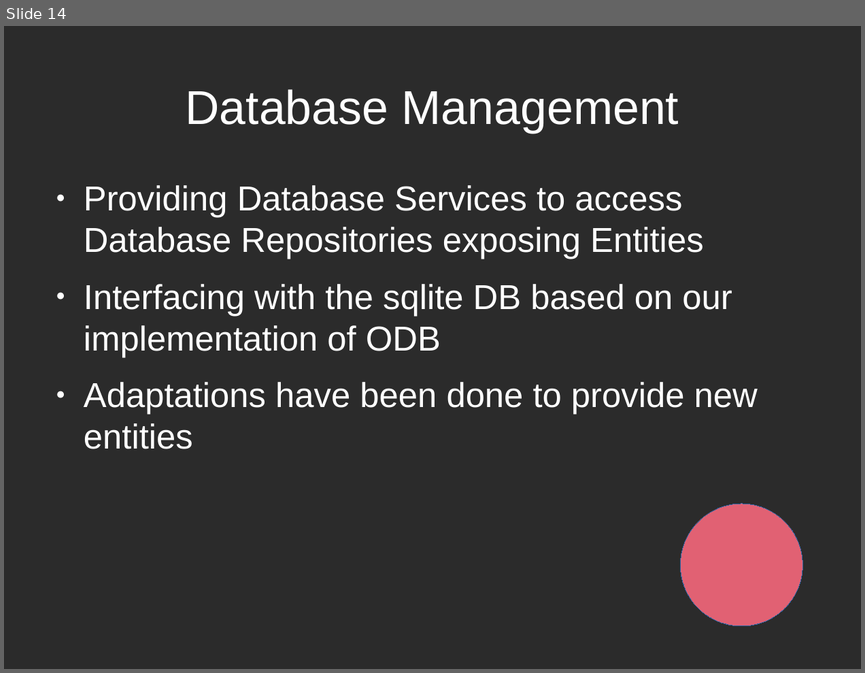
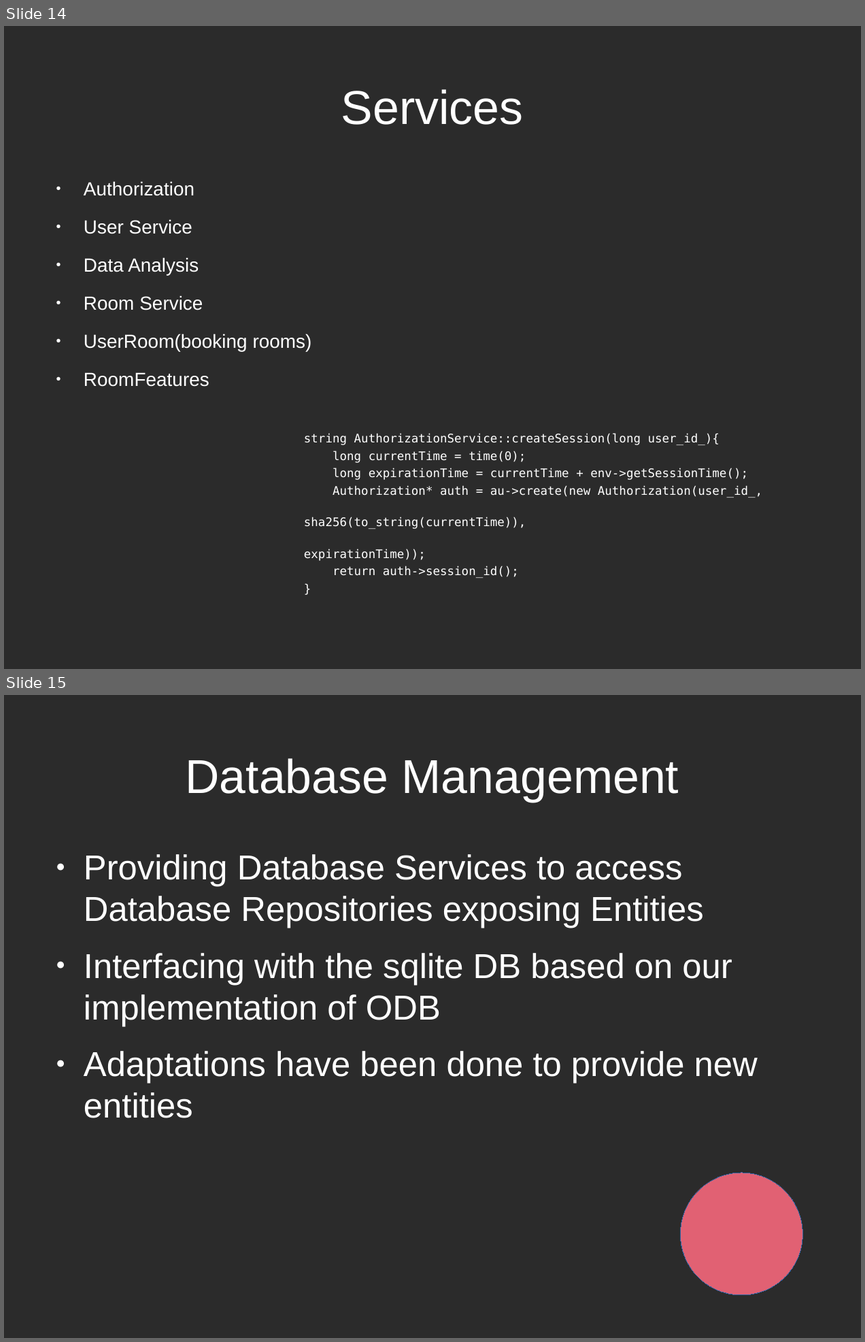
Before and after one commit to EdoardoLenzi9/Advanced-Programming-CPP-Dodo-Neko, a slide deck: Documentation/Milestone 4.odp. Shown one above the other, each under a label of ours: slide 14 before the commit, slides 14 and 15 after it. The pictures are 865x673 and 865x1342 pixels, drawn with LibreOffice and Linux fonts; fonts in the diff are those of the drawing; background and template pictures are left out; a plain dark background stands for a picture behind light text. Boxes give left, top, right and bottom in pixels: in the first picture for what was removed or moved away, otherwise in the second. Text is boxed around its words. In the diff, an @@ line names an element or a change of style, - is before the commit and + after.

```diff
--- a/Documentation/Milestone 4.odp
+++ b/Documentation/Milestone 4.odp
@@ slide 14 added at <box>4,26,861,669</box>, background picture (left out) @@
@@ title added at <box>341,89,524,125</box>, 44 pt, text #FFFFFF @@
+Services
@@ text added at <box>84,181,762,577</box>, 11 pt, text #FFFFFF @@
+● Authorization
+● User Service
+● Data Analysis
+● Room Service
+● UserRoom(booking rooms)
+● RoomFeatures
+            string AuthorizationService::createSession(long user_id_){
+            long currentTime = time(0);
+            long expirationTime = currentTime + env->getSessionTime();
+            Authorization* auth = au->create(new Authorization(user_id_,
+            sha256(to_string(currentTime)),
+            expirationTime));
+            return auth->session_id();
+            }
@@ what was slide 14 is now slide 15 @@
```
Also in this commit, not shown: 7 slides changed, 1 other slide added, 1 slide removed.
